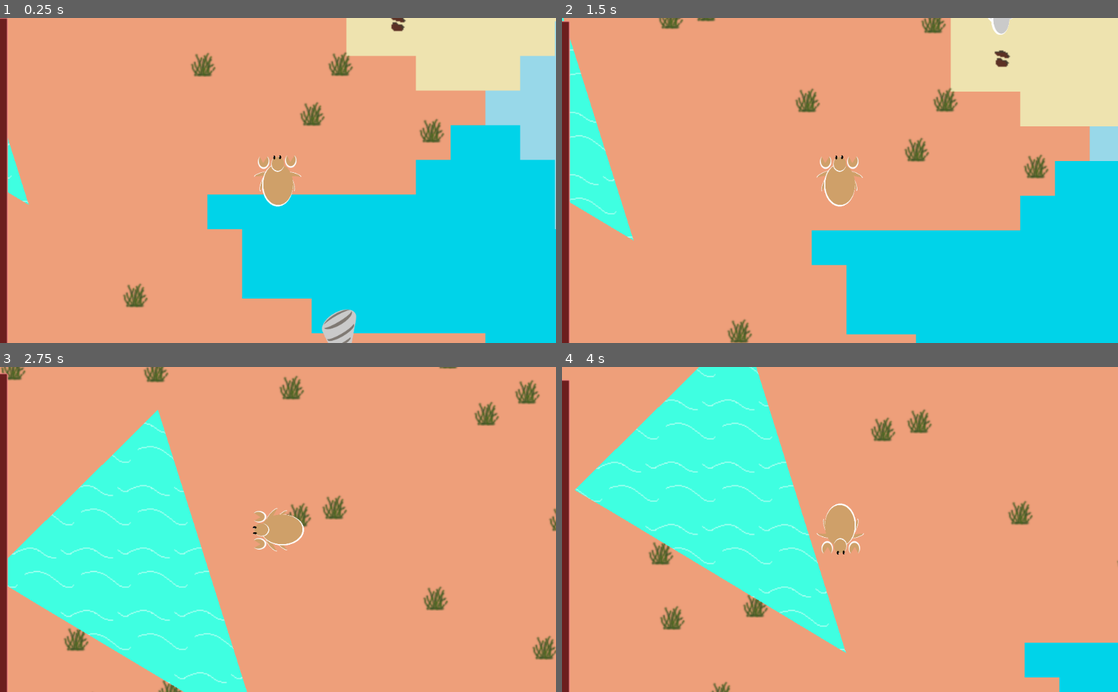
Above: before the commit, frames 1-4 (two rows, left to right).
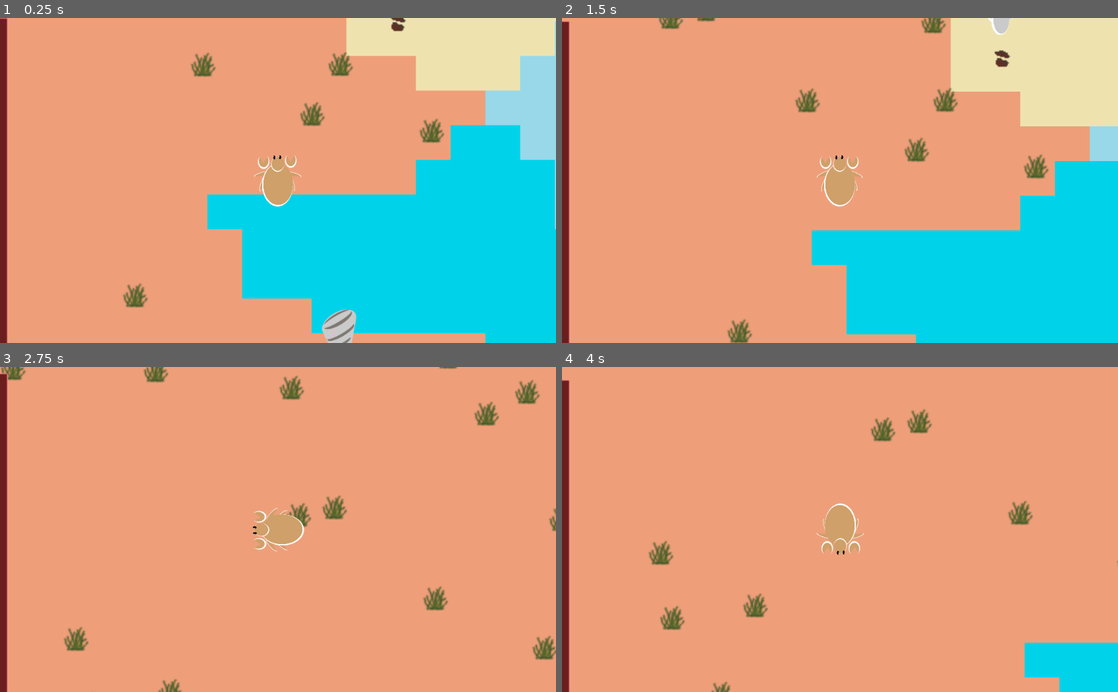
Above: after the commit, the same moments.

Repository: mtaubert/hermit
Game: Godot game, scene res://Scenes/Game.tscn
Same seed, same stepped clock (60 frames per second), same inputs: the game is played once before the commit and once after it.
Inputs (mouse positions are in pixels of both pictures, inside the frame that each line leads up to):
- Up to frame 1 (0.25 s): no input
- Up to frame 2 (1.5 s): move the mouse to (812, 245) at 0.52 s; hold F (interact) 0.53-1.28 s; hold W (move_up) from 0.53 s (still down); click (812, 245) at 0.67 s; move the mouse to (1006, 229) at 1.27 s; tap F (interact) at 1.35 s
- Up to frame 3 (2.75 s): move the mouse to (111, 480) at 2.02 s; release W (move_up) at 2.03 s; hold A (move_left) from 2.03 s (still down); hold F (interact) from 2.03 s (still down)
- Up to frame 4 (4 s): move the mouse to (867, 529) at 2.77 s; release F (interact) at 2.78 s; tap F (interact) at 2.85 s; click (867, 529) at 2.92 s; move the mouse to (756, 448) at 3.52 s; release A (move_left) at 3.53 s; hold S (move_down) from 3.53 s (still down); hold F (interact) from 3.53 s (still down)

The runs differ from the first frame. In frame 1, 0.3% of the frame differs, in the area x 1-6%, y 36-58%; in frame 2, 3.0%; in frame 3, 19%; in frame 4, 19%, in the area x 2-52%, y 0-89%.

Commit message:
hid water polygon

Diff:
--- a/Scenes/Game.tscn
+++ b/Scenes/Game.tscn
@@ -29,11 +29,13 @@
 [node name="Sorter" type="YSort" parent="World"]
 
 [node name="Polygon2D" type="Polygon2D" parent="World"]
-position = Vector2( 1037.67, 223.766 )
+visible = false
+position = Vector2( 1037.67, 228.192 )
 scale = Vector2( 1.6311, 1.79736 )
 texture = SubResource( 2 )
 invert_border = 0.1
-polygon = PoolVector2Array( -91.2006, 260.735, -281.147, 430.649, -236.509, 455.026, 25.481, 598.1 )
+polygon = PoolVector2Array( -91.4575, 349.217 )
+polygons = [ PoolVector2Array( 0, 0, 10, 10, 10, 30 ), PoolVector2Array( 30, 30, 24, 50, 80, 10 ) ]
 
 [node name="Temp_Camera" type="Camera2D" parent="."]
 position = Vector2( 5140.88, 2990.27 )
